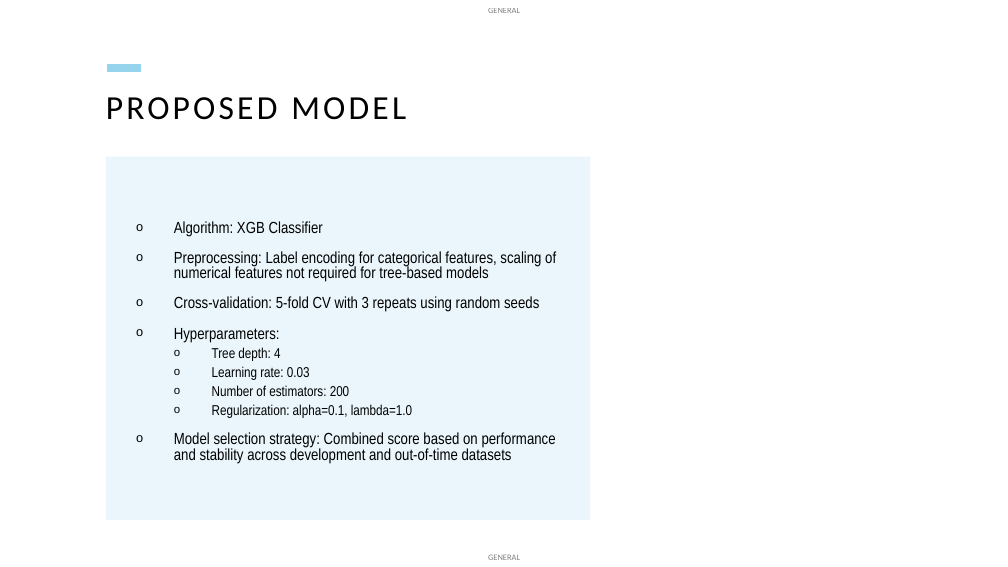
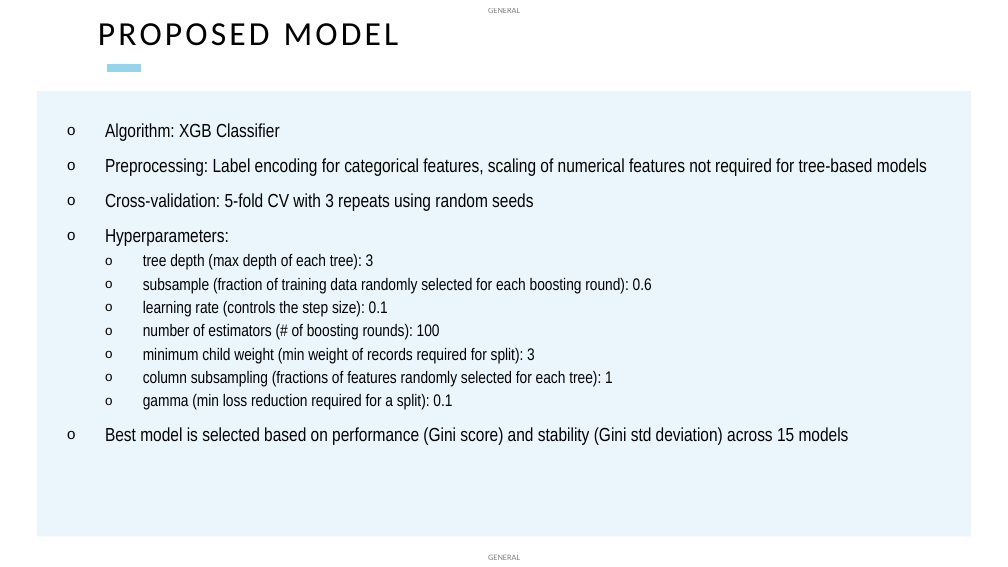
Before and after one commit to linkvarun/credit, a slide deck: slide 8 of Lending club credit risk predictor.pptx. Drawn at 1008x567 pixels with LibreOffice and Linux fonts; fonts in the diff are those of the drawing. Boxes give left, top, right and bottom in pixels: in the first picture for what was removed or moved away, otherwise in the second. Text is boxed around its words. In the diff, an @@ line names an element or a change of style, - is before the commit and + after.

```diff
--- a/Lending club credit risk predictor.pptx
+++ b/Lending club credit risk predictor.pptx
@@ title "PROPOSED MODEL": place and size @@
-title "PROPOSED MODEL" at (106, 97, 406, 120)
+title "PROPOSED MODEL" at (98, 23, 399, 46)
@@ text "Algorithm: XGB Classifier": place and size @@
-text "Algorithm: XGB Classifier" at (106, 157, 591, 520)
+text "Algorithm: XGB Classifier" at (37, 91, 971, 536)
@@ text at (105, 123, 927, 246): size 15.3 to 18 pt in "Algorithm: XGB Classifier", "Preprocessing: Label encoding for categorical features, scal ...", "Cross-validation: 5-fold CV with 3 repeats using ...", "Hyperparameters:"; line spacing 0.8 to 0.9 @@
@@ text at (105, 254, 849, 445): text changed; size 15.3 to 16 pt @@
-  o Tree depth: 4
-  o Learning rate: 0.03
-  o Number of estimators: 200
-  o Regularization: alpha=0.1, lambda=1.0
-o Model selection strategy: Combined score based on performance and stability across development and out-of-time datasets
+  o tree depth (max depth of each tree): 3
+  o subsample (fraction of training data randomly selected for each boosting round): 0.6
+  o learning rate (controls the step size): 0.1
+  o number of estimators (# of boosting rounds): 100
+  o minimum child weight (min weight of records required for split): 3
+  o column subsampling (fractions of features randomly selected for each tree): 1
+  o gamma (min loss reduction required for a split): 0.1
+o Best model is selected based on performance (Gini score) and stability (Gini std deviation) across 15 models
```
Also in this commit, not shown: 2 other slides changed, 5 slides added, 5 slides removed.
